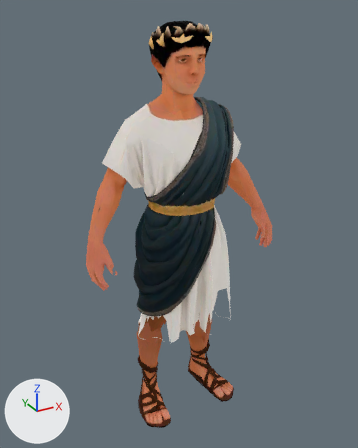
What one commit did to the glTF model zeus-world/assets/models/char_soldier.glb.
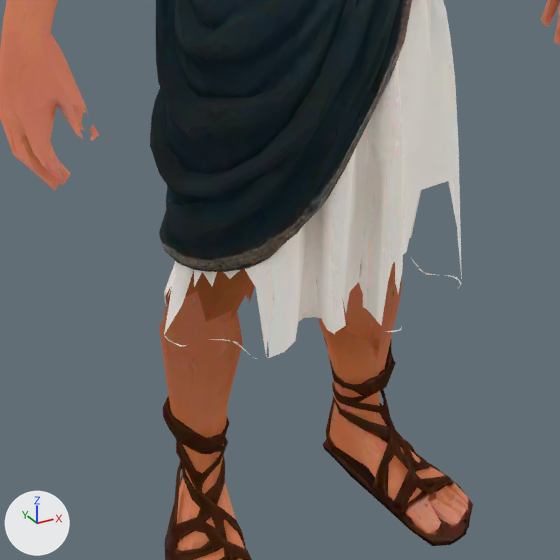
Old and new are each drawn whole from a 50 mm camera at (-0.999, -1.802, 1.884) aimed at (0.004, 0.023, 0.972) and again close up on the part from 24% to 73% of the width and 52% to 91% of the height. Every picture has the same lights, and +X, +Y and +Z are marked at lower left. The last two pictures show the newer version. Where no turn or scale is listed for an object, it has been applied to the vertices. Vertices at exactly the same position are counted once.

Names of what the first close-up shows: 'char1'.
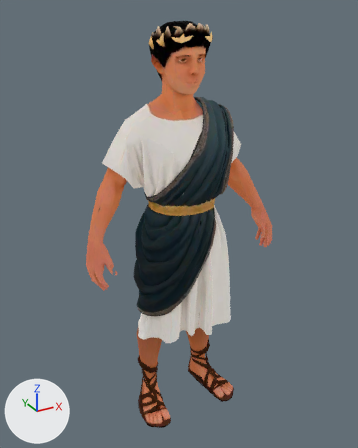
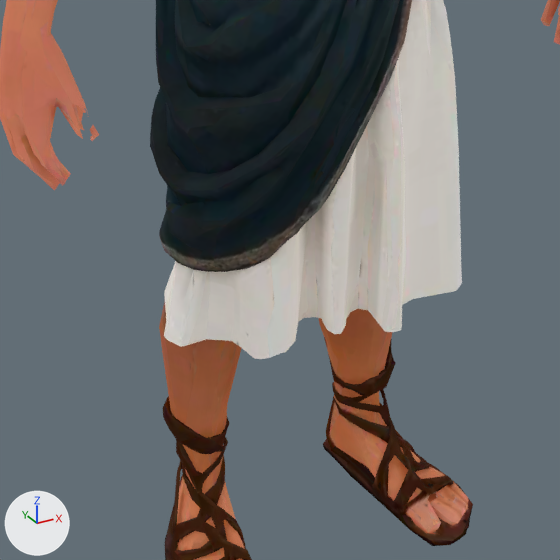
Changed parts and their boxes (x1, y1, x2, y2) in the close-ups (560 x 560 px):
```json
{"part": 1, "of": "me_char1", "change": "added", "after": [164, 156, 456, 353]}
```

Edits to the scene script, one JSON object a line:
```json
{"block": "me_char1", "where": "# used by ob_char1; location = (0.0, 0.0, 0.01)"}
{"op": "remove", "block": "me_char1", "code": "me_char1.from_pydata(...)  # 9364 vertices, 19545 faces; spans x -0.46..0.46, y -0.18..0.18, z 0.0..1.82"}
{"op": "add", "block": "me_char1", "code": "me_char1.from_pydata(...)  # 9378 vertices, 19823 faces; spans x -0.46..0.46, y -0.18..0.18, z 0.0..1.82"}
{"block": "me_char1", "change": "me_char1 part 1: 14 vertices added at x -0.23..0.2, y -0.16..0.02, z 0.44..0.48"}
{"block": "me_char1", "change": "other edits to the shape of me_char1 do not show in these pictures"}
```
